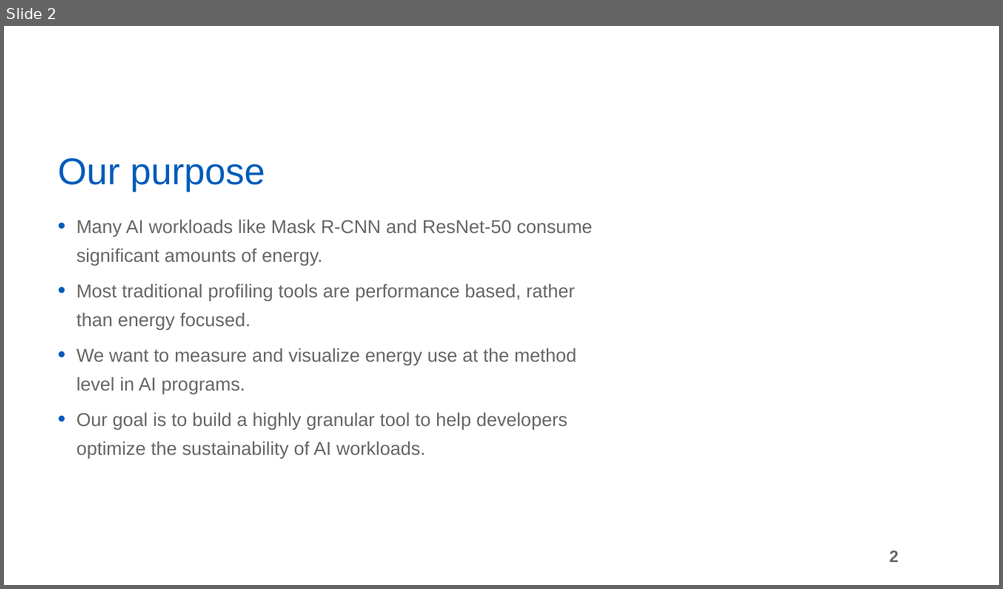
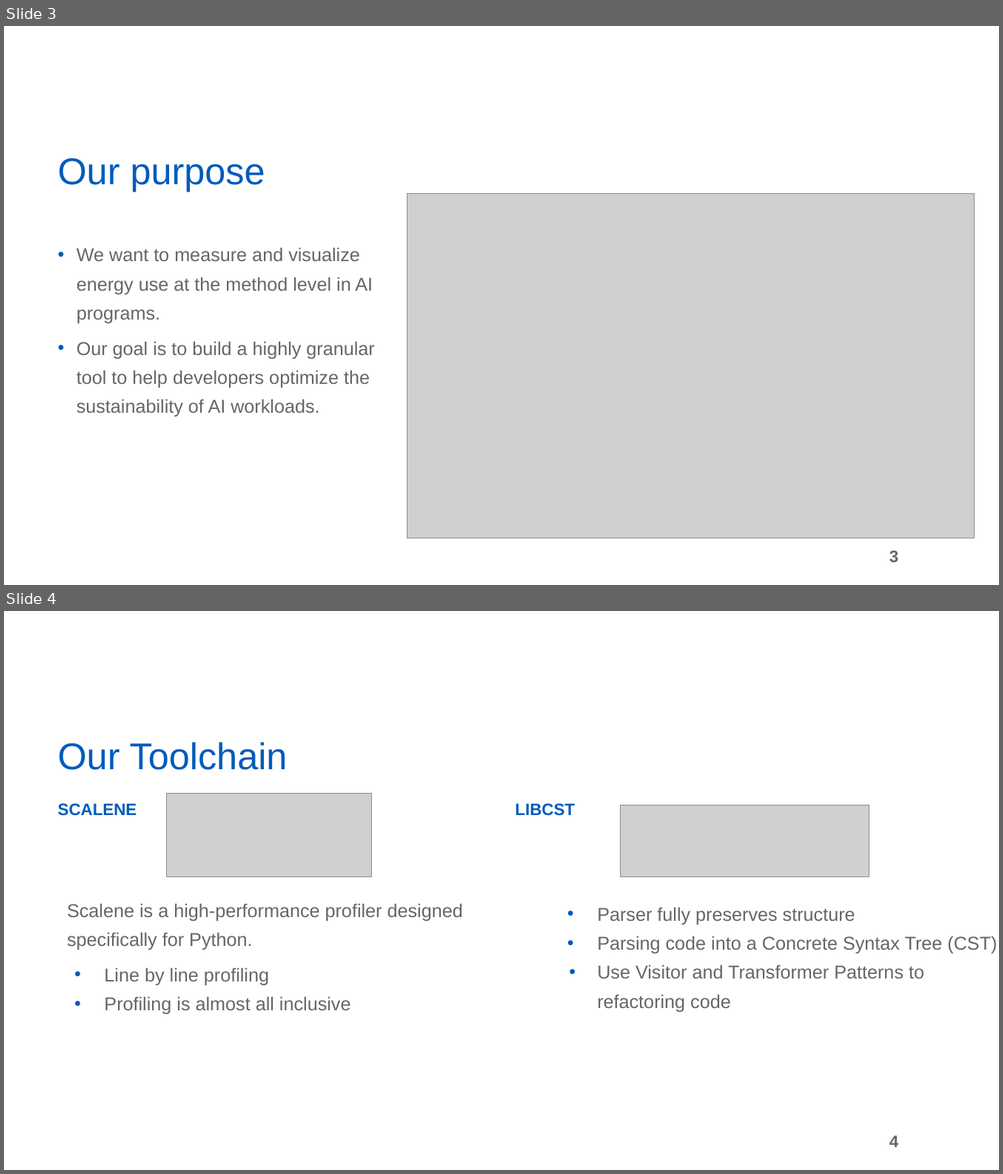
Before and after one commit to robmurr/AI-Energy-Optimization, a slide deck: Documentation/ELRAIENERGYOPTIMIZATIONPRESENTATION.pptx. Shown one above the other, each under a label of ours: slide 2 before the commit, slides 3 and 4 after it. The pictures are 1003x589 and 1003x1174 pixels, drawn with LibreOffice and Linux fonts; fonts in the diff are those of the drawing; grey boxes stand for pictures; background and template pictures are left out. Boxes give left, top, right and bottom in pixels: in the first picture for what was removed or moved away, otherwise in the second. Text is boxed around its words. In the diff, an @@ line names an element or a change of style, - is before the commit and + after.

```diff
--- a/Documentation/ELRAIENERGYOPTIMIZATIONPRESENTATION.pptx
+++ b/Documentation/ELRAIENERGYOPTIMIZATIONPRESENTATION.pptx
@@ slide 4 added at (4, 611, 999, 1170), background picture (left out); not listed: 1 template element that a slide beside it also shows @@
@@ title added at (58, 742, 287, 770), 36 pt, text #005BBB @@
+Our Toolchain
@@ text added at (58, 803, 137, 816), 16 pt, text #005BBB, bold @@
+SCALENE
@@ picture added at (167, 793, 372, 877) @@
@@ text added at (515, 803, 575, 816), 16 pt, text #005BBB, bold @@
+LIBCST
@@ picture added at (620, 805, 869, 877) @@
@@ text added at (67, 904, 463, 1014), 18 pt, text #666666 @@
+Scalene is a high-performance profiler designed specifically for Python.
+• Line by line profiling
+• Profiling is almost all inclusive
@@ text added at (597, 908, 996, 1012), 18 pt, text #666666 @@
+• Parser fully preserves structure
+• Parsing code into a Concrete Syntax Tree (CST)
+• Use Visitor and Transformer Patterns to refactoring code
@@ what was slide 2 is now slide 3 @@
@@ slide 3 changed as well @@
@@ picture added at (407, 194, 974, 539) @@
@@ text at (77, 220, 592, 330): paragraphs removed @@
-• Many AI workloads like Mask R-CNN and ResNet-50 consume significant amounts of energy.
-• Most traditional profiling tools are performance based, rather than energy focused.
@@ page number at (889, 551, 898, 562): text changed @@
-2
+3
```
Also in this commit, not shown: 2 other slides changed, 20 other slides added, 20 slides removed.
